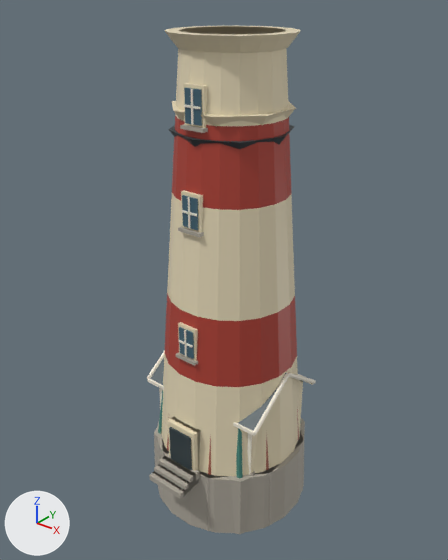
The glTF model assets/models/lighthouse_kit.glb, before and after one commit.
The view is the same before and after, from a 50 mm camera at (16.9, -21.7, 22.9) aimed at (-0.2, -0.3, 9.6). Every picture has the same lights, and +X, +Y and +Z are marked at lower left. The older version comes first.

Before the edit, the objects in view are built like this:
```python
me_brick = bpy.data.meshes.new('Brick')
me_brick.from_pydata(...)  # 392 vertices, 968 faces; spans x -3.9..3.9, y -5.1..3.9, z -3.0..18.0
me_brick.materials.append(mat_coastal_paint)
me_ironwork = bpy.data.meshes.new('Ironwork')
me_ironwork.from_pydata(...)  # 656 vertices, 1144 faces; spans x -3.3..3.3, y -3.3..3.3, z -3.0..17.1
me_ironwork.materials.append(mat_coastal_paint)
me_keepershouse = bpy.data.meshes.new('KeepersHouse')
me_keepershouse.from_pydata(...)  # 216 vertices, 326 faces; spans x -3.64..3.64, y -2.73..2.73, z -2.18..6.51
me_keepershouse.materials.append(mat_coastal_paint)
ob_brick = bpy.data.objects.new('Brick', me_brick)
ob_brick.location = (0.0, 0.0, 0.0)
ob_ironwork = bpy.data.objects.new('Ironwork', me_ironwork)
ob_ironwork.location = (0.0, 0.0, 0.0)
ob_keepershouse = bpy.data.objects.new('KeepersHouse', me_keepershouse)
ob_keepershouse.location = (0.0, 0.0, 0.0)
# also in view: 'DoubleBand' at (0.0, -0.5, 9.0)
```
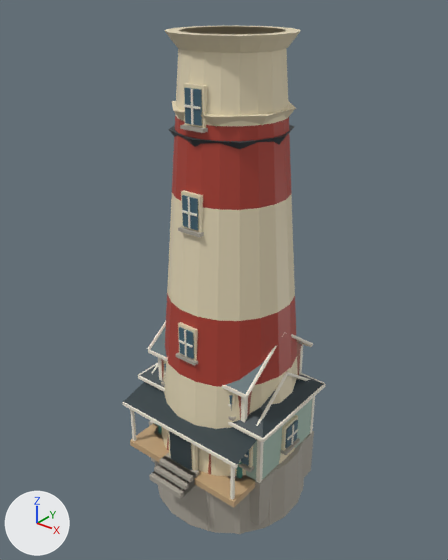
What differs and where, as boxes [x1, y1, x2, y2] in the pictures (448 x 560 px):
'PorchBungalow', added: after [122, 363, 326, 526]
'BrickQuarters', added: after [147, 321, 313, 422]
'KeepersHouse', unchanged, covered by the edit: before [147, 350, 316, 476]; after [152, 363, 311, 426]

The change, as a list of edits to the scene's bpy script:
```text
Add me_porchbungalow:
    me_porchbungalow.from_pydata(...)  # 418 vertices, 620 faces; spans x -4.18..4.18, y -4.39..2.87, z -2.3..5.76
    me_porchbungalow.materials.append(mat_coastal_paint)
Add me_brickquarters:
    me_brickquarters.from_pydata(...)  # 532 vertices, 806 faces; spans x -3.24..3.24, y -3.95..2.91, z -2.3..8.2
    me_brickquarters.materials.append(mat_coastal_paint)
Add ob_porchbungalow:
    ob_porchbungalow = bpy.data.objects.new('PorchBungalow', me_porchbungalow)
    ob_porchbungalow.location = (0.0, 0.0, 0.0)
Add ob_brickquarters:
    ob_brickquarters = bpy.data.objects.new('BrickQuarters', me_brickquarters)
    ob_brickquarters.location = (0.0, 0.0, 0.0)
```
